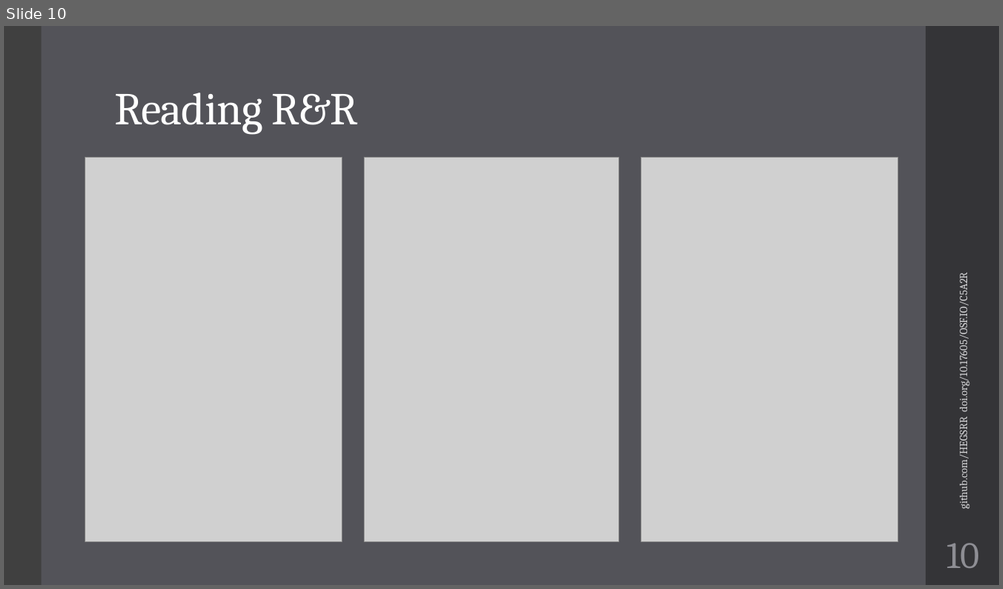
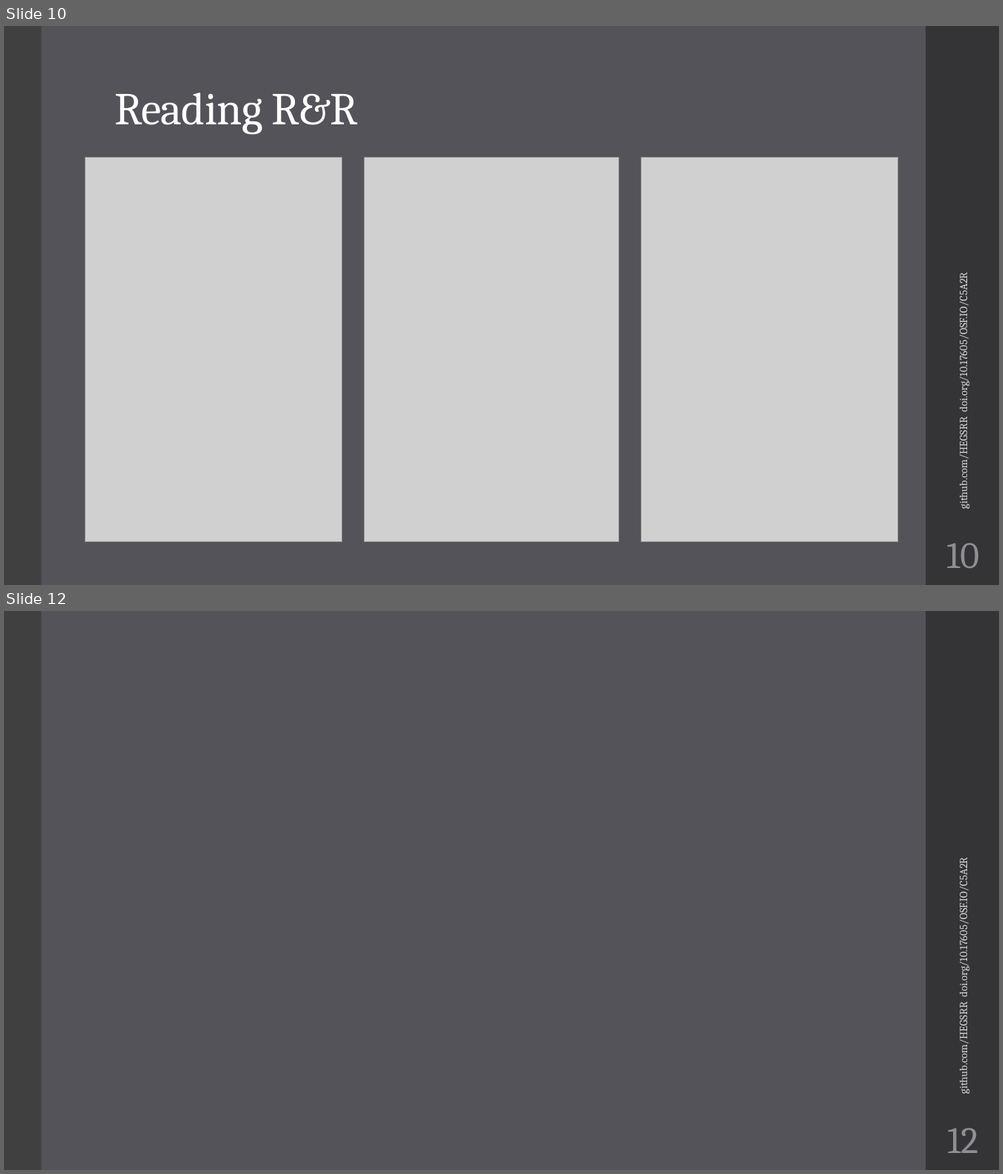
Before and after one commit to HEGSRR/UCGIS-Workshop, a slide deck: 01_Introduction.pptx. Shown one above the other, each under a label of ours: slide 10 before the commit, slides 10 and 12 after it; the slides between them are not shown. The pictures are 1003x589 and 1003x1174 pixels, drawn with LibreOffice and Linux fonts; fonts in the diff are those of the drawing; grey boxes stand for pictures. Boxes give left, top, right and bottom in pixels: in the first picture for what was removed or moved away, otherwise in the second. Text is boxed around its words. In the diff, an @@ line names an element or a change of style, - is before the commit and + after.

```diff
--- a/01_Introduction.pptx
+++ b/01_Introduction.pptx
@@ slide 12 added at bbox=[4, 611, 999, 1170], background #535359; not listed: 2 template elements that a slide beside it also shows @@
@@ text added at bbox=[956, 871, 970, 1092], 10.5 pt, text #D9D9DB @@
+github.com/HEGSRR doi.org/10.17605/OSF.IO/C5A2R
@@ page number added at bbox=[947, 1128, 978, 1153], 36 pt, text #8E8E94 @@
+12
```
Also in this commit, not shown: 1 other slide added.
